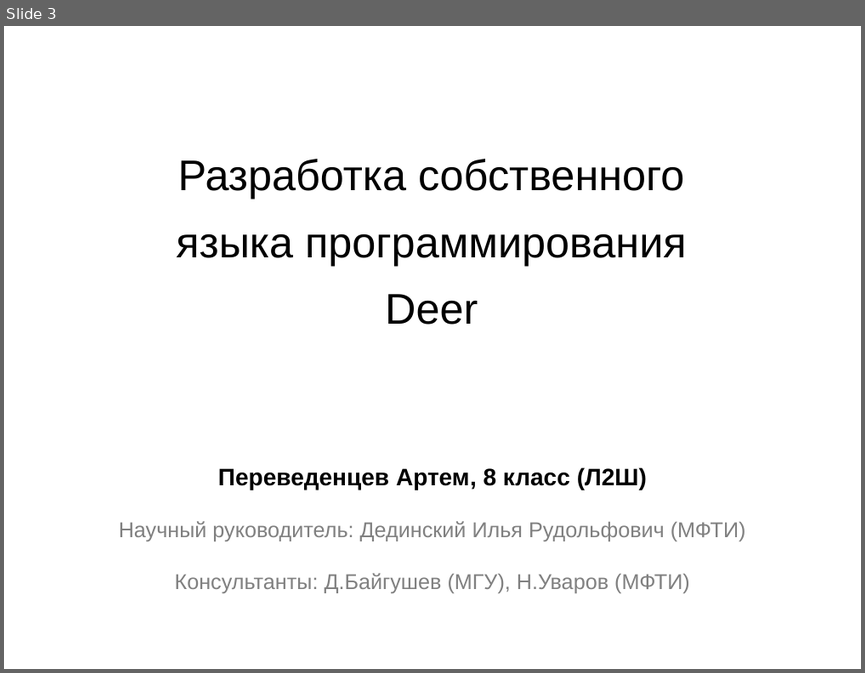
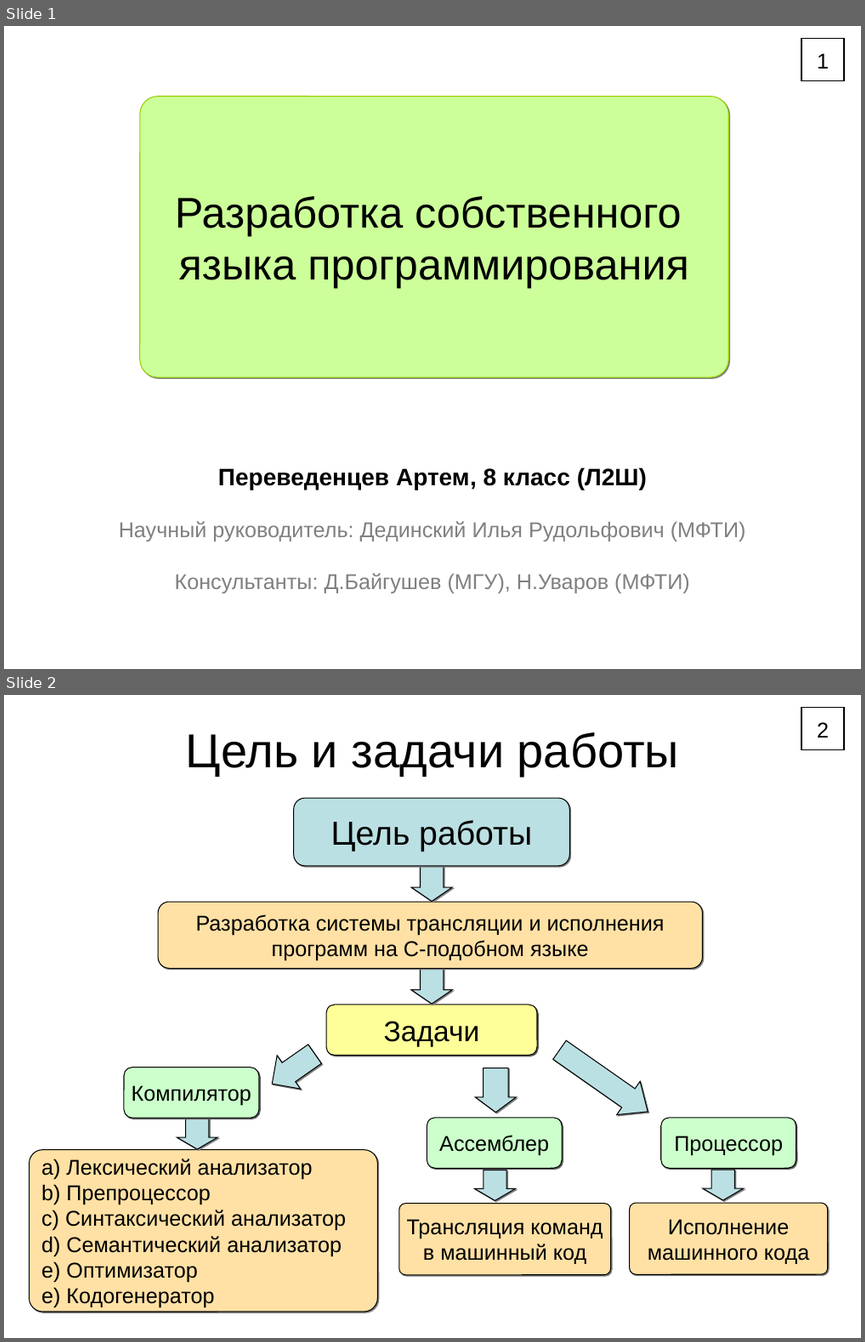
Before and after one commit to Klesomik/Compiler, a slide deck: Compiler/Theory/Report.ppt. Shown one above the other, each under a label of ours: slide 3 before the commit, slides 1 and 2 after it. The pictures are 865x673 and 865x1342 pixels, drawn with LibreOffice and Linux fonts; fonts in the diff are those of the drawing. Boxes give left, top, right and bottom in pixels: in the first picture for what was removed or moved away, otherwise in the second. Text is boxed around its words. In the diff, an @@ line names an element or a change of style, - is before the commit and + after.

```diff
--- a/Compiler/Theory/Report.ppt
+++ b/Compiler/Theory/Report.ppt
@@ slide 2 added at (4,695,861,1338), background #FFFFFF @@
@@ rectangle added at (801,708,845,751), fill #FFFFFF, outline #000000 0.74 pt, 18 pt, text #000000 @@
+2
@@ text added at (186,732,679,776), 40 pt, text #000000 @@
+Цель и задачи работы
@@ rounded rectangle added at (294,798,569,866), fill #BBE0E3, outline #000000 0.74 pt, 28 pt, text #000000 @@
+Цель работы
@@ right arrow added at (410,866,452,901), fill #BBE0E3, outline #000000 0.74 pt @@
@@ rounded rectangle added at (158,902,703,969), fill #FFE1A5, outline #000000 0.74 pt, 18 pt, text #000000 @@
+Разработка системы трансляции и исполнения
+программ на C-подобном языке
@@ right arrow added at (410,969,452,1004), fill #BBE0E3, outline #000000 0.74 pt @@
@@ rounded rectangle added at (326,1004,537,1055), fill #FFFF99, outline #000000 0.74 pt, 24 pt, text #000000 @@
+Задачи
@@ right arrow added at (260,1037,326,1100), fill #BBE0E3, outline #000000 0.74 pt @@
@@ right arrow added at (548,1032,659,1129), fill #BBE0E3, outline #000000 0.74 pt @@
@@ rounded rectangle added at (124,1066,259,1117), fill #CCFFCC, outline #000000 0.74 pt, 18 pt, text #000000 @@
+Компилятор
@@ right arrow added at (475,1067,517,1112), fill #BBE0E3, outline #000000 0.74 pt @@
@@ right arrow added at (177,1118,218,1149), fill #BBE0E3, outline #000000 0.74 pt @@
@@ rounded rectangle added at (426,1117,562,1168), fill #CCFFCC, outline #000000 0.74 pt, 18 pt, text #000000 @@
+Ассемблер
@@ rounded rectangle added at (661,1117,796,1168), fill #CCFFCC, outline #000000 0.74 pt, 18 pt, text #000000 @@
+Процессор
@@ rounded rectangle added at (29,1149,377,1311), fill #FFE1A5, outline #000000 0.74 pt, 18 pt, text #000000 @@
+a) Лексический анализатор
+b) Препроцессор
+c) Синтаксический анализатор
+d) Семантический анализатор
+e) Оптимизатор
+e) Кодогенератор
@@ right arrow added at (474,1169,516,1201), fill #BBE0E3, outline #000000 0.74 pt @@
@@ right arrow added at (703,1169,744,1201), fill #BBE0E3, outline #000000 0.74 pt @@
@@ rounded rectangle added at (399,1203,611,1275), fill #FFE1A5, outline #000000 0.74 pt, 18 pt, text #000000 @@
+Трансляция команд
+в машинный код
@@ rounded rectangle added at (630,1202,828,1274), fill #FFE1A5, outline #000000 0.74 pt, 18 pt, text #000000 @@
+Исполнение
+машинного кода
@@ what was slide 3 is now slide 1 @@
@@ slide 1 changed as well @@
@@ rectangle added at (801,39,845,82), fill #FFFFFF, outline #000000 0.74 pt, 18 pt, text #000000 @@
+1
@@ rounded rectangle "Разработка собственного": place and size @@
-rounded rectangle "Разработка собственного" at (176,159,687,324)
+rounded rectangle "Разработка собственного" at (140,97,729,377)
@@ rounded rectangle "Разработка собственного" at (140,97,729,377): vertical alignment top to middle; fill none to #CCFF99; outline none to #99CC00 0.74 pt; shadow on @@
@@ text in rounded rectangle at (175,196,689,288): text changed @@
-Разработка собственного языка программирования Deer
+Разработка собственного
+языка программирования
```
Also in this commit, not shown: 6 other slides changed, 4 other slides added, 5 slides removed, 19 other files.
